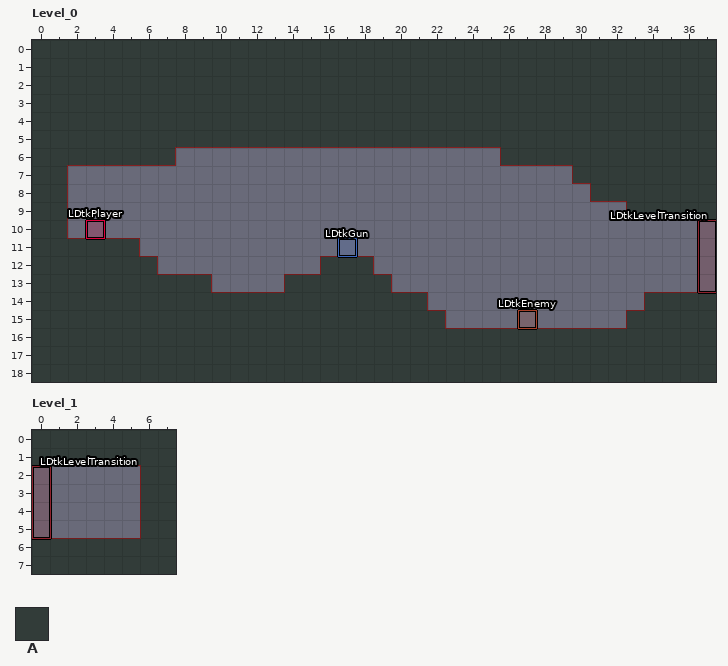
LDtk project: Content/World.ldtk. Above, as it was before the edit.
Cells are 32x32 px. Shown: Level_0 x 0..37, y 0..18; Level_1 x 0..7, y 0..7.
Key: from "Collisions": A 1.
_ is an empty cell.
Objects are placed by their top-left corner, in cells (3,4 is the top-left corner of cell 3,4); size is 1x1 cell unless given.
Layers that did not change in this view are not listed.
Layer "Collisions" before, Level_0, first column x 0:
 0 AAAAAAAAAAAAAAAAAAAAAAAAAAAAAAAAAAAAAA
 1 AAAAAAAAAAAAAAAAAAAAAAAAAAAAAAAAAAAAAA
 2 AAAAAAAAAAAAAAAAAAAAAAAAAAAAAAAAAAAAAA
 3 AAAAAAAAAAAAAAAAAAAAAAAAAAAAAAAAAAAAAA
 4 AAAAAAAAAAAAAAAAAAAAAAAAAAAAAAAAAAAAAA
 5 AAAAAAAAAAAAAAAAAAAAAAAAAAAAAAAAAAAAAA
 6 AAAAAAAA__________________AAAAAAAAAAAA
 7 AA____________________________AAAAAAAA
 8 AA_____________________________AAAAAAA
 9 AA_______________________________AAAAA
10 AA____________________________________
11 AAAAAA________________________________
12 AAAAAAA_________AAA___________________
13 AAAAAAAAAA____AAAAAA__________________
14 AAAAAAAAAAAAAAAAAAAAAA____________AAAA
15 AAAAAAAAAAAAAAAAAAAAAAA__________AAAAA
16 AAAAAAAAAAAAAAAAAAAAAAAAAAAAAAAAAAAAAA
17 AAAAAAAAAAAAAAAAAAAAAAAAAAAAAAAAAAAAAA
18 AAAAAAAAAAAAAAAAAAAAAAAAAAAAAAAAAAAAAA
Objects on layer "Entities" before, Level_1:
"LDtkLevelTransition" rectangle at 0,2 size 1x4
After the commit:
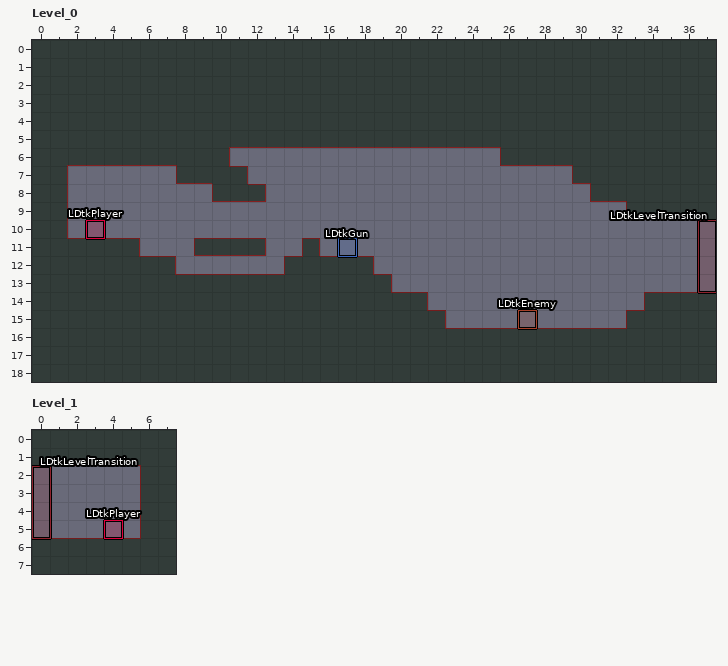
Log entry: few fixed to player controller, fixed camera zoom
Edits made:
Changed rows in their new state; . is an unchanged cell.
Layer "Collisions", Level_0:
first column x 7:
 6 .AAA.....
 7 .AAAA....
 8 ...AAA...
11 ..AAAA..A
12 A......AA
13 ...AAAA..
Layer "Entities", Level_1:
added: "LDtkPlayer" rectangle at 4,5
